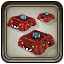
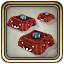
Layered file, before and after one edit (64x64). Changes by layer:
renamed "border_normal" to "border_weapon_general", painted on it over [1, 1, 63, 63]
